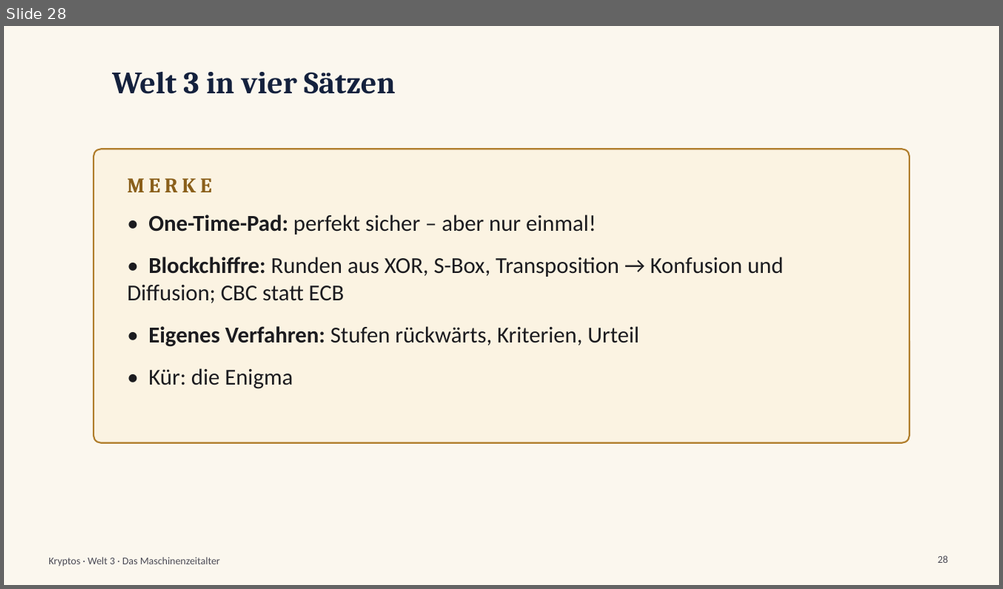
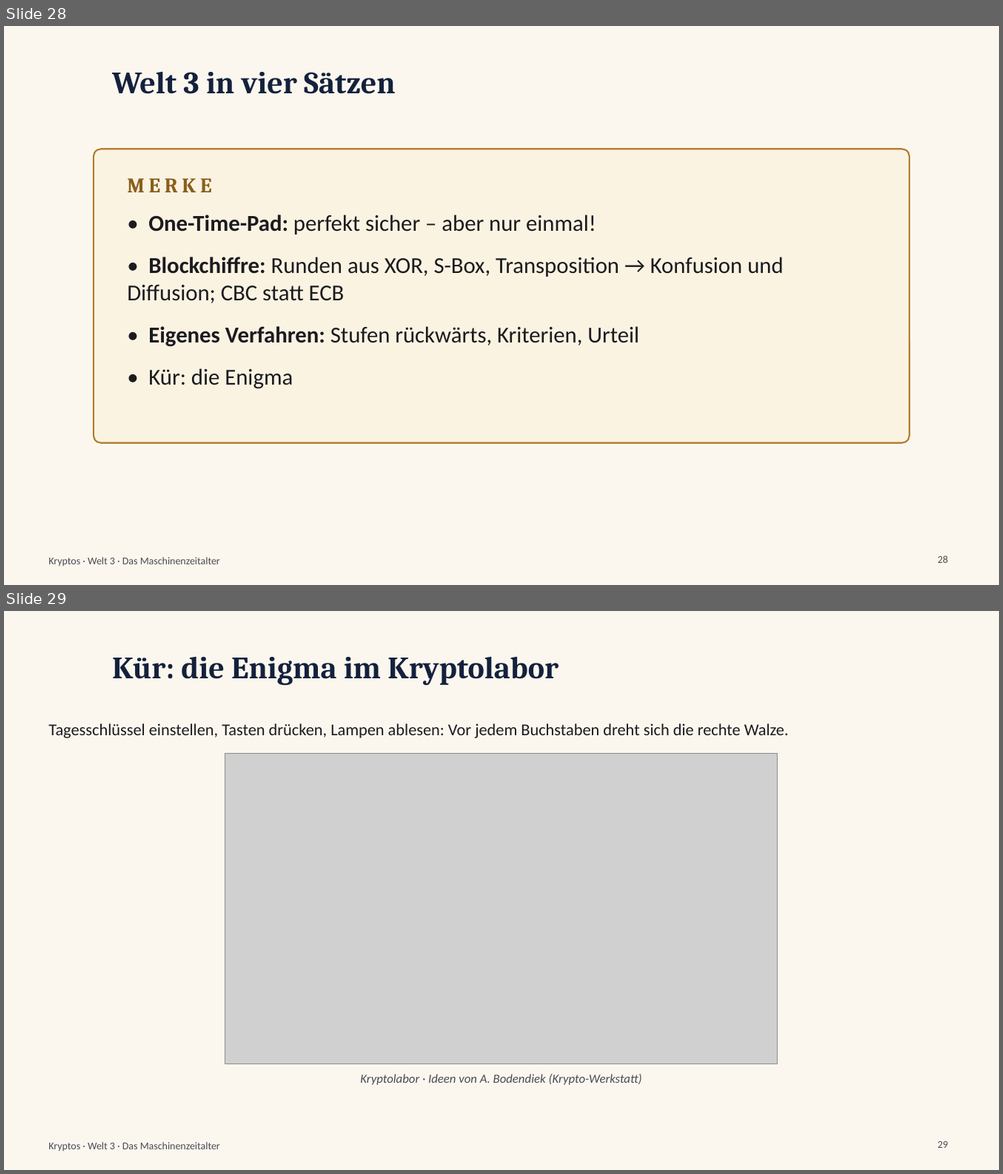
Before and after one commit to frankjuchim/kryptos, a slide deck: materialien/Welt3_Maschinenzeitalter/1_Praesentation/KR_W3_Praesentation_Maschinenzeitalter.pptx. Shown one above the other, each under a label of ours: slide 28 before the commit, slides 28 and 29 after it. The pictures are 1003x589 and 1003x1174 pixels, drawn with LibreOffice and Linux fonts; fonts in the diff are those of the drawing; grey boxes stand for pictures; background and template pictures are left out. Boxes give left, top, right and bottom in pixels: in the first picture for what was removed or moved away, otherwise in the second. Text is boxed around its words. In the diff, an @@ line names an element or a change of style, - is before the commit and + after.

```diff
--- a/materialien/Welt3_Maschinenzeitalter/1_Praesentation/KR_W3_Praesentation_Maschinenzeitalter.pptx
+++ b/materialien/Welt3_Maschinenzeitalter/1_Praesentation/KR_W3_Praesentation_Maschinenzeitalter.pptx
@@ slide 29 added at box(4, 611, 999, 1170), background #FBF7EE; not listed: 1 template element that a slide beside it also shows @@
@@ title added at box(112, 657, 558, 686), 30 pt, text #14213D, bold @@
+Kür: die Enigma im Kryptolabor
@@ text added at box(48, 723, 788, 738), 16 pt, text #1B1B1F @@
+Tagesschlüssel einstellen, Tasten drücken, Lampen ablesen: Vor jedem Buchstaben dreht sich die rechte Walze.
@@ picture added at box(225, 754, 778, 1064) @@
@@ text added at box(360, 1074, 642, 1085), 12 pt, text #4A4A55, italic @@
+Kryptolabor · Ideen von A. Bodendiek (Krypto-Werkstatt)
@@ page number added at box(937, 1142, 948, 1148), 10 pt, text #4A4A55 @@
+29
```
Also in this commit, not shown: 1 other slide added, 23 other files.
